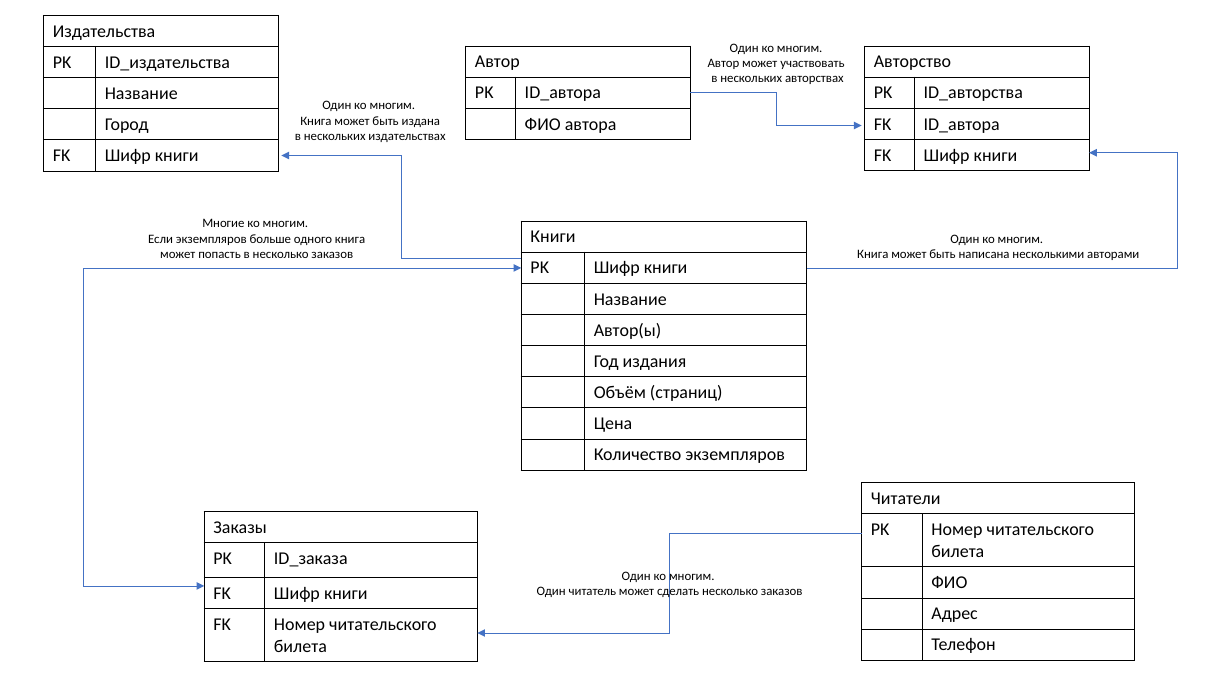
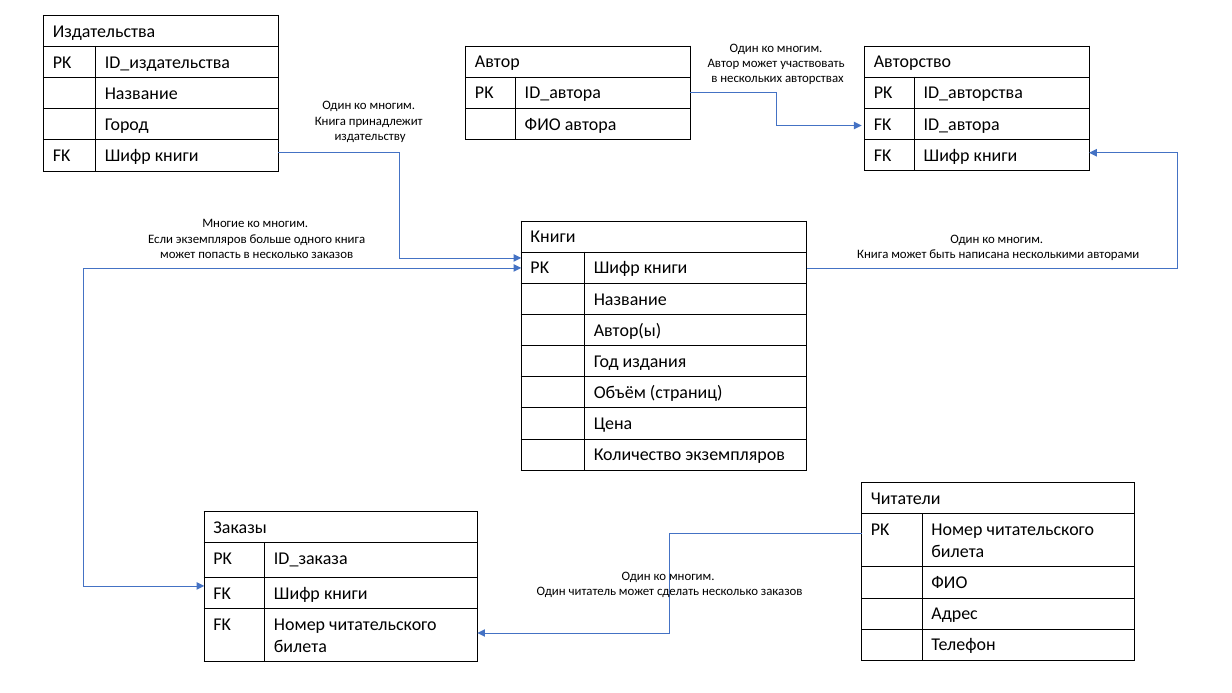
Before and after one commit to vadimshergin/1T_2_1, a slide deck: slide 1 of Библиотека.pptx. Drawn at 1232x693 pixels with LibreOffice and Linux fonts; fonts in the diff are those of the drawing. Boxes give left, top, right and bottom in pixels: in the first picture for what was removed or moved away, otherwise in the second. Text is boxed around its words. In the diff, an @@ line names an element or a change of style, - is before the commit and + after.

Commit message:
Изменена связь Издательство-Книга

```diff
--- a/Библиотека.pptx
+++ b/Библиотека.pptx
@@ text "Один ко многим.": place and size @@
-text "Один ко многим." at bbox=[295, 100, 445, 142]
+text "Один ко многим." at bbox=[315, 100, 423, 142]
@@ text at bbox=[315, 116, 423, 142]: text changed @@
-Книга может быть издана
-в нескольких издательствах
+Книга принадлежит
+издательству
@@ elbow arrow moved from (521, 258) - (282, 155) to (278, 152) - (521, 258) @@
```
Also in this commit, not shown: 1 other file.
